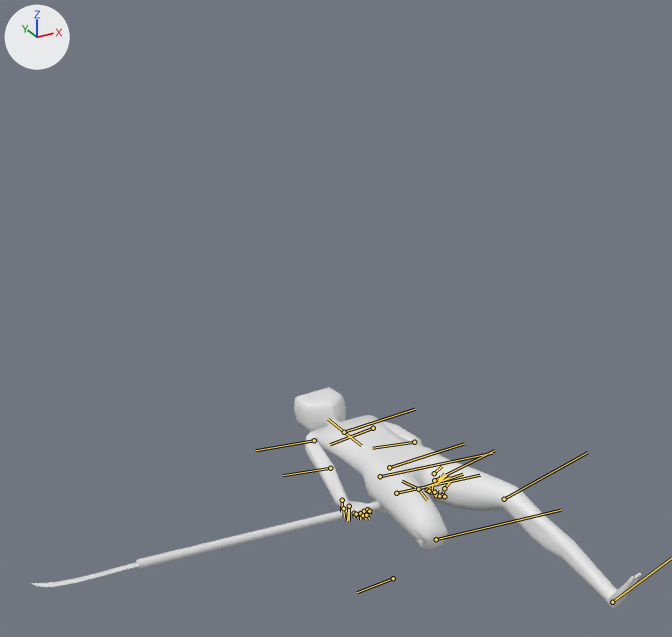
Before and after pictures for a commit that changed the FBX model ActionGame/Resources/Model/Enemy/WeakEnemy.fbx.
Camera for both pictures: a 50 mm lens placed at (-11.96, -18.15, 14.65), pointed at (-2.2, -0.41, 5.78). Lighting does not change. The marker at upper left points along +X, +Y and +Z. Both versions are drawn at frame 1 of the action '体ボーン|zzzzzzz'; the numbers are the values there. The bones that bend it are drawn over the model as lines.

Objects in the first picture: 'Body.001'.
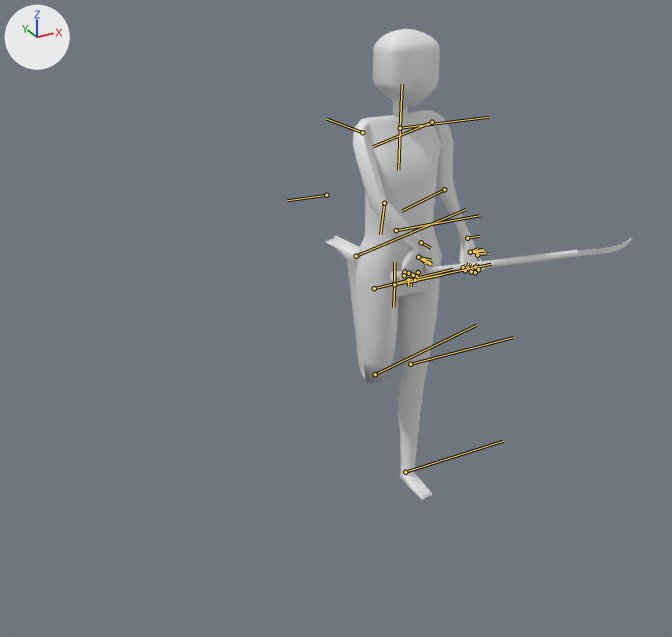
Boxes [x1, y1, x2, y2] around the edits, measured in the pictures (672 x 637 px):
```json
{"object": "Body.001", "change": "posed", "before": [30, 387, 641, 609], "after": [325, 29, 633, 500], "on screen": "50% narrower, 112% taller"}
{"bone": "Master", "before": "(389, 467) to (425, 456)", "after": "(396, 230) to (436, 223)"}
{"bone": "Bone_L.002", "before": "(414, 442) to (372, 448)", "after": "(444, 189) to (401, 211)"}
{"bone": "Bone_R.001", "before": "(314, 440) to (256, 450)", "after": "(362, 132) to (327, 119)"}
{"bone": "Bone_R.002", "before": "(330, 468) to (282, 475)", "after": "(384, 203) to (380, 234)"}
{"bone": "Bone_R.003", "before": "(342, 500) to (341, 512)", "after": "(421, 242) to (431, 248)"}
{"bone": "Bone.002_L", "before": "(418, 489) to (427, 500)", "after": "(394, 284) to (393, 307)"}
{"bone": "Bone.002_L.002", "before": "(436, 539) to (560, 510)", "after": "(375, 374) to (476, 325)"}
{"bone": "Bone.002_R", "before": "(418, 489) to (402, 481)", "after": "(394, 284) to (394, 262)"}
{"bone": "Bone.002_R.001", "before": "(434, 480) to (494, 450)", "after": "(415, 280) to (491, 264)"}
{"bone": "Bone.002_R.002", "before": "(504, 499) to (587, 452)", "after": "(410, 364) to (513, 337)"}
```

Scene script edits in JSON lines:
```json
{"block": "bone_master", "where": "bone_master = bpy.data.objects['体ボーン'].pose.bones['Master']"}
{"op": "set", "path": "bone_master.location", "old": "(0.0, 0.0, -6.83)", "new": "(0.0, 0.0, 0.0)"}
{"op": "set", "path": "bone_master.rotation_quaternion", "old": "(0.673, 0.0, -0.74, 0.0)", "new": "(1.0, 0.0, 0.0, 0.0)", "note": "degrees (0, -95, 0) -> degrees (0, 0, 0)"}
{"block": "bone_bone_l_002", "where": "bone_bone_l_002 = bpy.data.objects['体ボーン'].pose.bones['Bone_L.002']  # child of 'Bone_L.001'"}
{"op": "set", "path": "bone_bone_l_002.rotation_quaternion", "old": "(0.962, 0.0, -0.193, -0.193)", "new": "(0.98, 0.0, 0.197, 0.0)", "note": "degrees (5, -22, -24) -> degrees (0, 23, 0)"}
{"block": "bone_bone_r_001", "where": "bone_bone_r_001 = bpy.data.objects['体ボーン'].pose.bones['Bone_R.001']  # child of 'Bone_R'"}
{"op": "set", "path": "bone_bone_r_001.rotation_quaternion", "old": "(0.781, 0.0, 0.0, 0.625)", "new": "(0.707, 0.0, 0.424, 0.566)", "note": "degrees (0, 0, 77) -> degrees (37, 37, 90)"}
{"block": "bone_bone_r_002", "where": "bone_bone_r_002 = bpy.data.objects['体ボーン'].pose.bones['Bone_R.002']  # child of 'Bone_R.001'"}
{"op": "set", "path": "bone_bone_r_002.rotation_quaternion", "old": "(0.995, 0.0, -0.1, 0.0)", "new": "(0.924, 0.0, 0.093, 0.37)", "note": "degrees (0, -11, 0) -> degrees (4, 10, 44)"}
{"block": "bone_bone_r_003", "where": "bone_bone_r_003 = bpy.data.objects['体ボーン'].pose.bones['Bone_R.003']  # child of 'Bone_R.002'"}
{"op": "set", "path": "bone_bone_r_003.rotation_quaternion", "old": "(0.734, -0.663, 0.0, 0.147)", "new": "(0.842, 0.337, -0.422, 0.0)", "note": "degrees (-83, 11, 13) -> degrees (54, -45, -24)"}
{"block": "bone_bone_002_l", "where": "bone_bone_002_l = bpy.data.objects['体ボーン'].pose.bones['Bone.002_L']  # child of 'Bone.002'"}
{"op": "set", "path": "bone_bone_002_l.rotation_quaternion", "old": "(0.995, 0.0, 0.0, 0.1)", "new": "(1.0, 0.0, 0.0, 0.0)", "note": "degrees (0, 0, 11) -> degrees (0, 0, 0)"}
{"block": "bone_bone_002_l_002", "where": "bone_bone_002_l_002 = bpy.data.objects['体ボーン'].pose.bones['Bone.002_L.002']  # child of 'Bone.002_L.001'"}
{"op": "set", "path": "bone_bone_002_l_002.rotation_quaternion", "old": "(0.0, 0.012, 1.0, 0.004)", "new": "(0.0, 0.076, 0.997, 0.027)", "note": "degrees (0, -180, -1) -> degrees (-3, -180, -9)"}
{"block": "bone_bone_002_r", "where": "bone_bone_002_r = bpy.data.objects['体ボーン'].pose.bones['Bone.002_R']  # child of 'Bone.002'"}
{"op": "set", "path": "bone_bone_002_r.rotation_quaternion", "old": "(0.995, 0.0, 0.0, -0.1)", "new": "(1.0, 0.0, 0.0, 0.0)", "note": "degrees (0, 0, -11) -> degrees (0, 0, 0)"}
{"block": "bone_bone_002_r_001", "where": "bone_bone_002_r_001 = bpy.data.objects['体ボーン'].pose.bones['Bone.002_R.001']  # child of 'Bone.002_R'"}
{"op": "set", "path": "bone_bone_002_r_001.rotation_quaternion", "old": "(0.996, 0.0, -0.087, 0.0)", "new": "(1.0, 0.0, 0.013, 0.0)", "note": "degrees (0, -10, 0) -> degrees (0, 1, 0)"}
{"block": "bone_bone_002_r_002", "where": "bone_bone_002_r_002 = bpy.data.objects['体ボーン'].pose.bones['Bone.002_R.002']  # child of 'Bone.002_R.001'"}
{"op": "set", "path": "bone_bone_002_r_002.rotation_quaternion", "old": "(0.958, 0.0, 0.287, 0.0)", "new": "(1.0, 0.0, 0.0, 0.0)", "note": "degrees (0, 33, 0) -> degrees (0, 0, 0)"}
```
